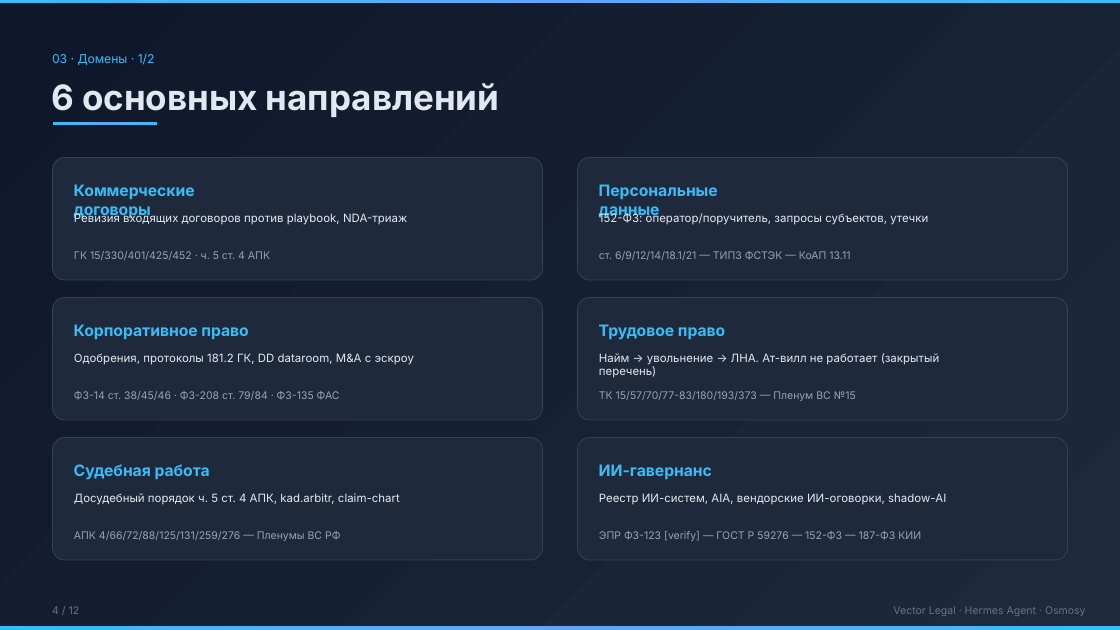
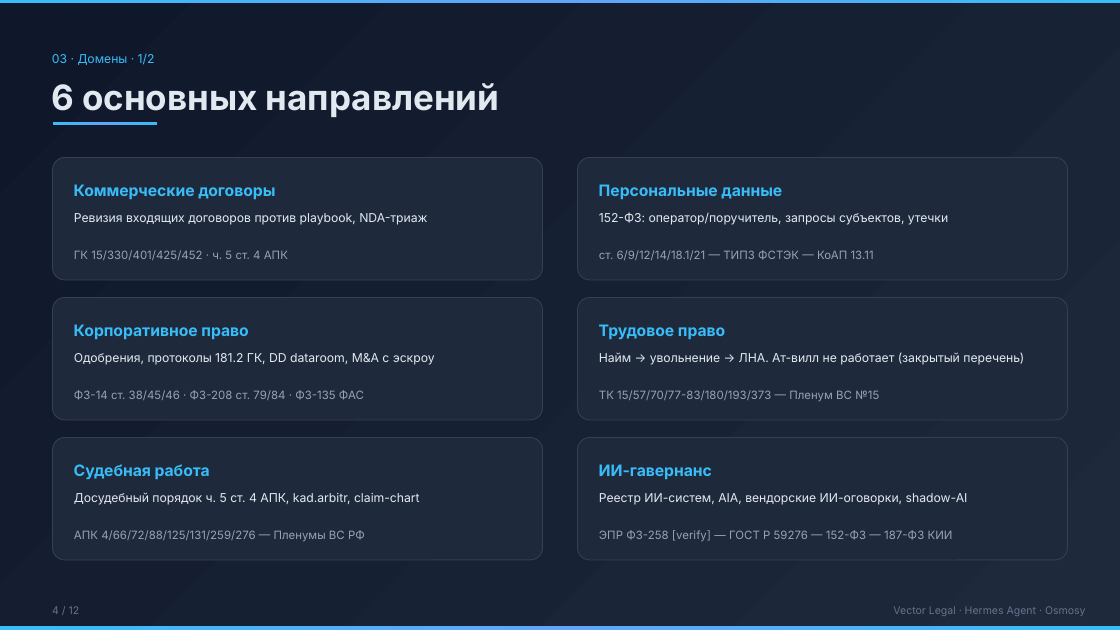
Before and after one commit to Osmosy/vector-legal, a slide deck: slide 4 of vector-legal-presentation.pptx. Drawn at 1120x630 pixels with LibreOffice and Linux fonts; fonts in the diff are those of the drawing. Boxes give left, top, right and bottom in pixels: in the first picture for what was removed or moved away, otherwise in the second. Text is boxed around its words. In the diff, an @@ line names an element or a change of style, - is before the commit and + after.

```diff
--- a/vector-legal-presentation.pptx
+++ b/vector-legal-presentation.pptx
@@ text "Коммерческие договоры" rewrapped from [74, 184, 195, 219] to [74, 184, 275, 199] @@
@@ text "Персональные данные" rewrapped from [599, 184, 718, 219] to [599, 184, 782, 199] @@
@@ size 9 to 9.8 pt in 5 elements at [74, 250, 288, 260], [599, 390, 879, 401], [74, 530, 365, 541], [74, 390, 364, 400], [599, 250, 874, 260] @@
@@ size 9.8 to 10.5 pt in 6 elements at [74, 492, 420, 505], [74, 353, 435, 365], [74, 213, 427, 225], [599, 212, 948, 225], [599, 493, 968, 505], [599, 352, 1024, 365] @@
@@ text at [599, 530, 953, 541]: text changed; size 9 to 9.8 pt @@
-ЭПР ФЗ-123 [verify] — ГОСТ Р 59276 — 152-ФЗ — 187-ФЗ КИИ
+ЭПР ФЗ-258 [verify] — ГОСТ Р 59276 — 152-ФЗ — 187-ФЗ КИИ
```
Also in this commit, not shown: 11 other slides changed.
